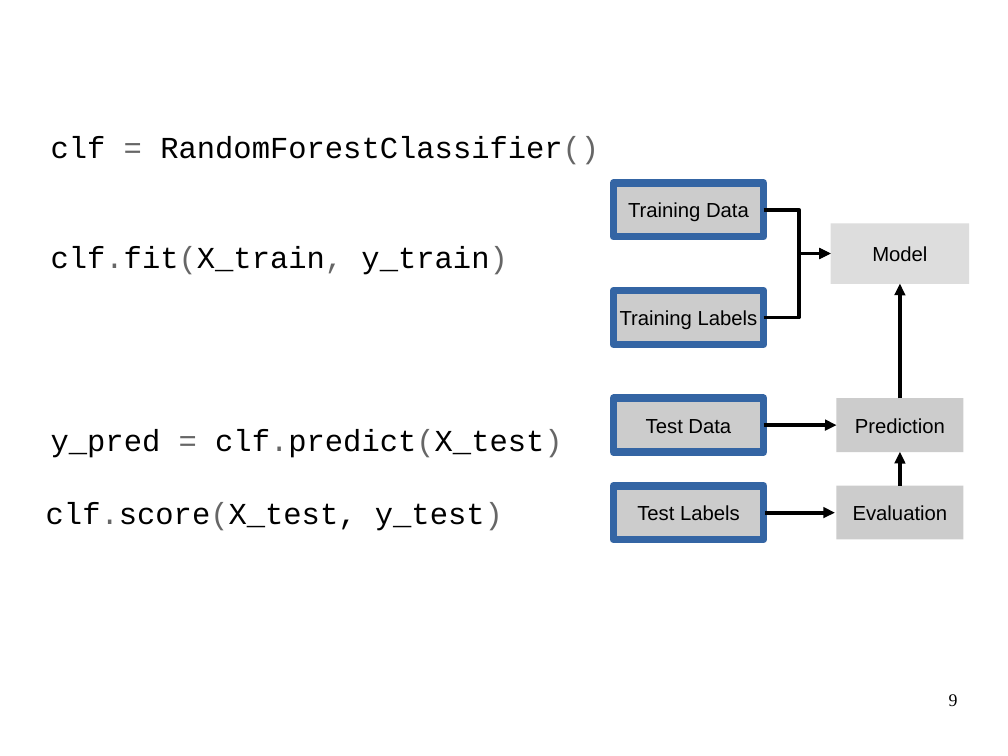
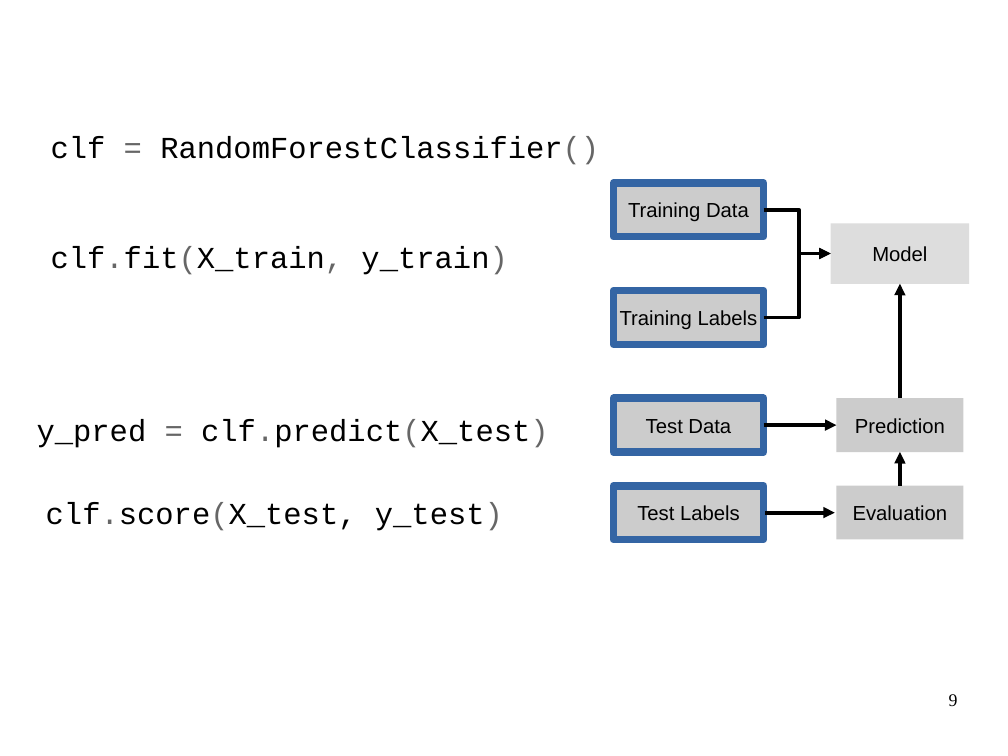
Before and after one commit to amueller/odscon-2015, a slide deck: slide 9 of machine-learning-with-scikit-learn-odscon.odp. Drawn at 1008x756 pixels with LibreOffice and Linux fonts; fonts in the diff are those of the drawing. Boxes give left, top, right and bottom in pixels: in the first picture for what was removed or moved away, otherwise in the second. Text is boxed around its words. In the diff, an @@ line names an element or a change of style, - is before the commit and + after.

```diff
--- a/machine-learning-with-scikit-learn-odscon.odp
+++ b/machine-learning-with-scikit-learn-odscon.odp
@@ text added at bbox=[37, 420, 548, 448], 24 pt, text #000000 @@
+y_pred = clf.predict(X_test)
@@ text at bbox=[51, 429, 562, 458]: paragraph removed @@
-y_pred = clf.predict(X_test)
```
Also in this commit, not shown: 5 other slides changed, 1 slide added, 4 slides removed.
